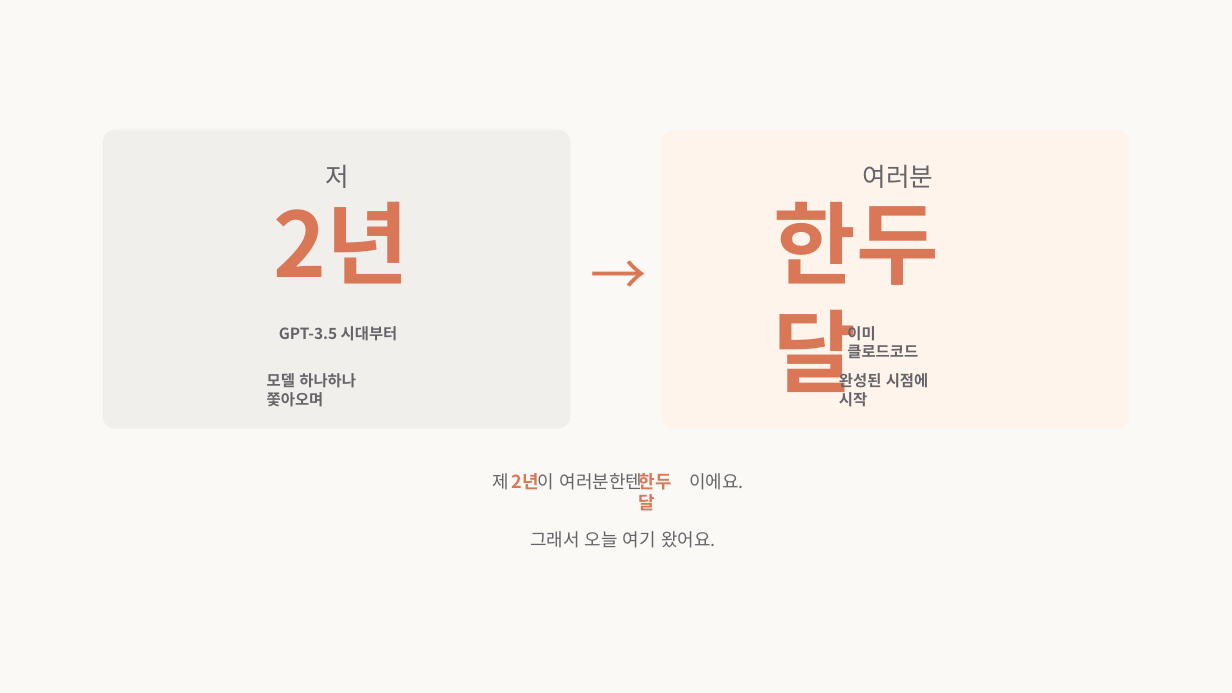
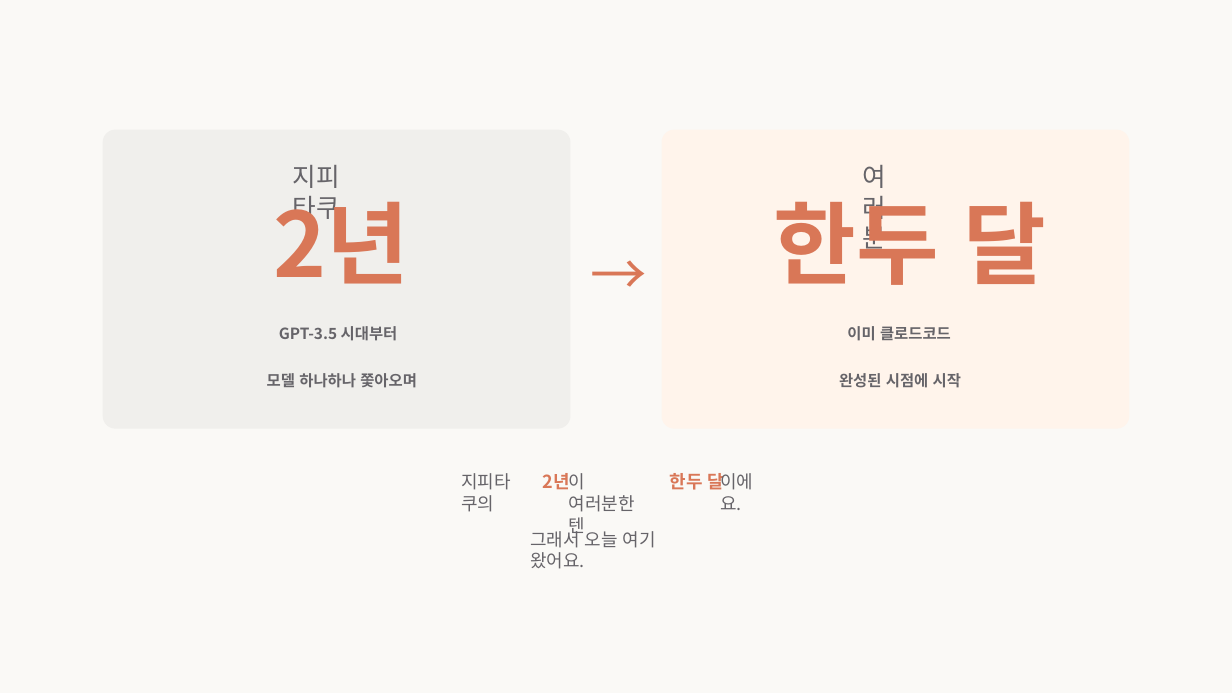
Before and after one commit to fivetaku/claude-code-skills-seminar, a slide deck: slide 7 of deck-editable.pptx. Drawn at 1232x693 pixels with LibreOffice and Linux fonts; fonts in the diff are those of the drawing. Boxes give left, top, right and bottom in pixels: in the first picture for what was removed or moved away, otherwise in the second. Text is boxed around its words. In the diff, an @@ line names an element or a change of style, - is before the commit and + after.

```diff
--- a/deck-editable.pptx
+++ b/deck-editable.pptx
@@ text at (293, 165, 340, 223): text changed @@
-저
+지피타쿠
@@ text "여러분" rewrapped from (863, 165, 934, 188) to (863, 165, 887, 249) @@
@@ text "한두 달" rewrapped from (773, 187, 938, 407) to (773, 187, 1047, 285) @@
@@ text "이미 클로드코드" rewrapped from (847, 325, 918, 358) to (847, 326, 951, 341) @@
@@ text "모델 하나하나 쫓아오며" rewrapped from (267, 373, 356, 407) to (267, 373, 417, 388) @@
@@ text "완성된 시점에 시작" rewrapped from (839, 371, 929, 407) to (839, 373, 961, 388) @@
@@ text at (461, 473, 511, 512): text changed @@
-제
+지피타쿠의
@@ text "2년": place and size @@
-text "2년" at (512, 473, 539, 490)
+text "2년" at (543, 473, 570, 490)
@@ text "이 여러분한텐" rewrapped from (538, 473, 643, 490) to (569, 473, 635, 537) @@
@@ text "한두 달" rewrapped from (639, 473, 672, 511) to (670, 473, 725, 490) @@
@@ text "이에요." rewrapped from (689, 473, 744, 490) to (720, 473, 753, 510) @@
@@ text "그래서 오늘 여기 왔어요." rewrapped from (530, 531, 716, 548) to (530, 527, 656, 569) @@
```
Also in this commit, not shown: 15 other slides changed, 3 other files.
